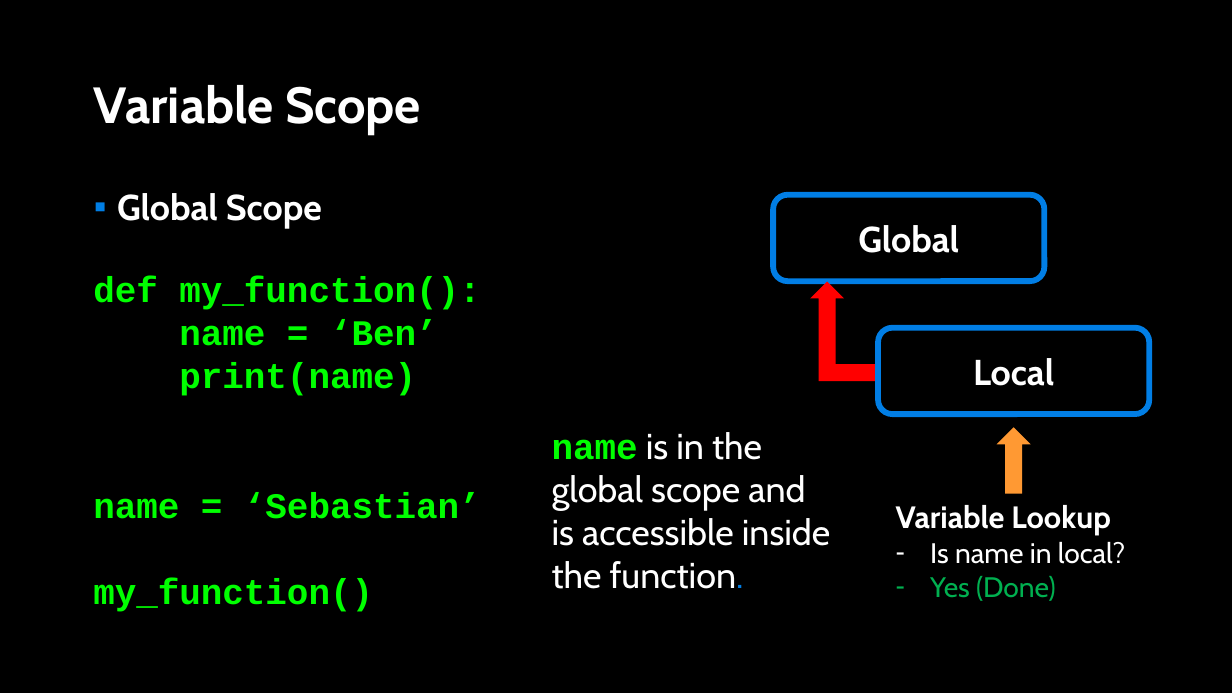
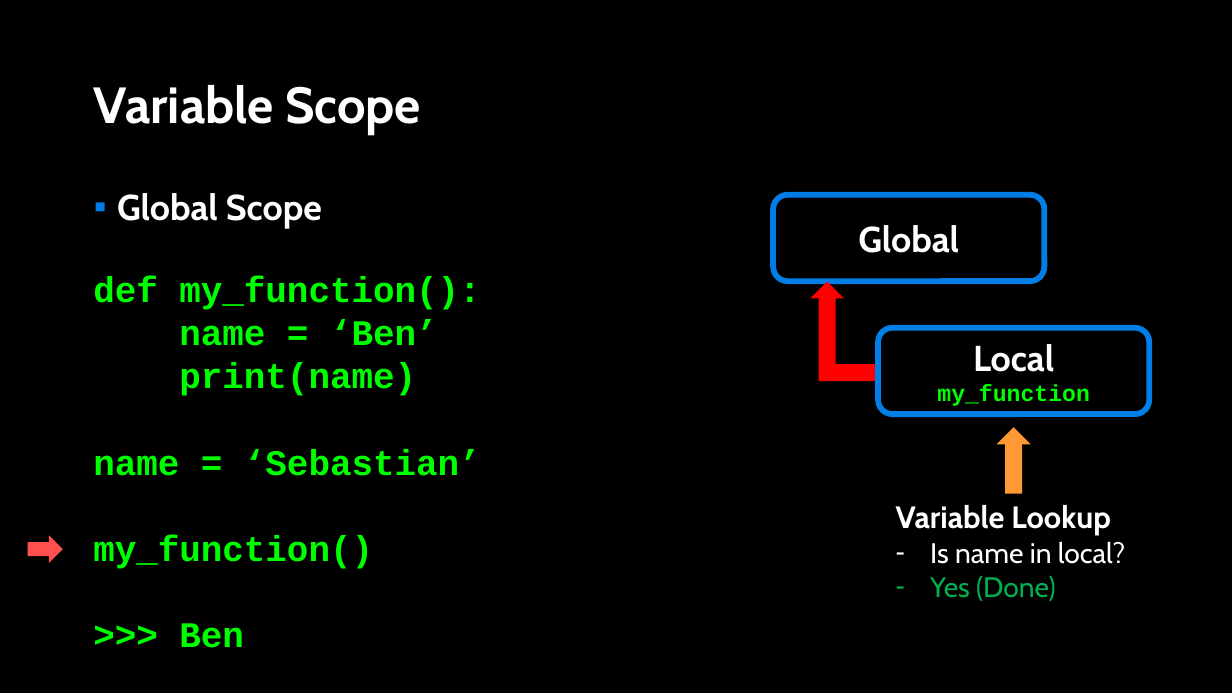
Before and after one commit to APS106/APS106-winter-2023-kinsella-goodfellow, a slide deck: slide 27 of lectures/week2/lecture2/slides/week2_lecture2.pptx (slide 16 before the commit). Drawn at 1232x693 pixels with LibreOffice and Linux fonts; fonts in the diff are those of the drawing; background and template pictures are left out. Boxes give left, top, right and bottom in pixels: in the first picture for what was removed or moved away, otherwise in the second. Text is boxed around its words. In the diff, an @@ line names an element or a change of style, - is before the commit and + after.

```diff
--- a/lectures/week2/lecture2/slides/week2_lecture2.pptx
+++ b/lectures/week2/lecture2/slides/week2_lecture2.pptx
@@ text in rounded rectangle at bbox=[937, 385, 1089, 406]: paragraph added @@
+my_function
@@ text removed at bbox=[552, 432, 831, 589] @@
-name is in the global scope and is accessible inside the function.
@@ right arrow added at bbox=[28, 535, 63, 563], fill #FF5050 @@
@@ text at bbox=[179, 623, 244, 648]: paragraph added @@
+>>> Ben
```
Also in this commit, not shown: 7 other slides changed, 20 slides added, 3 other files.
